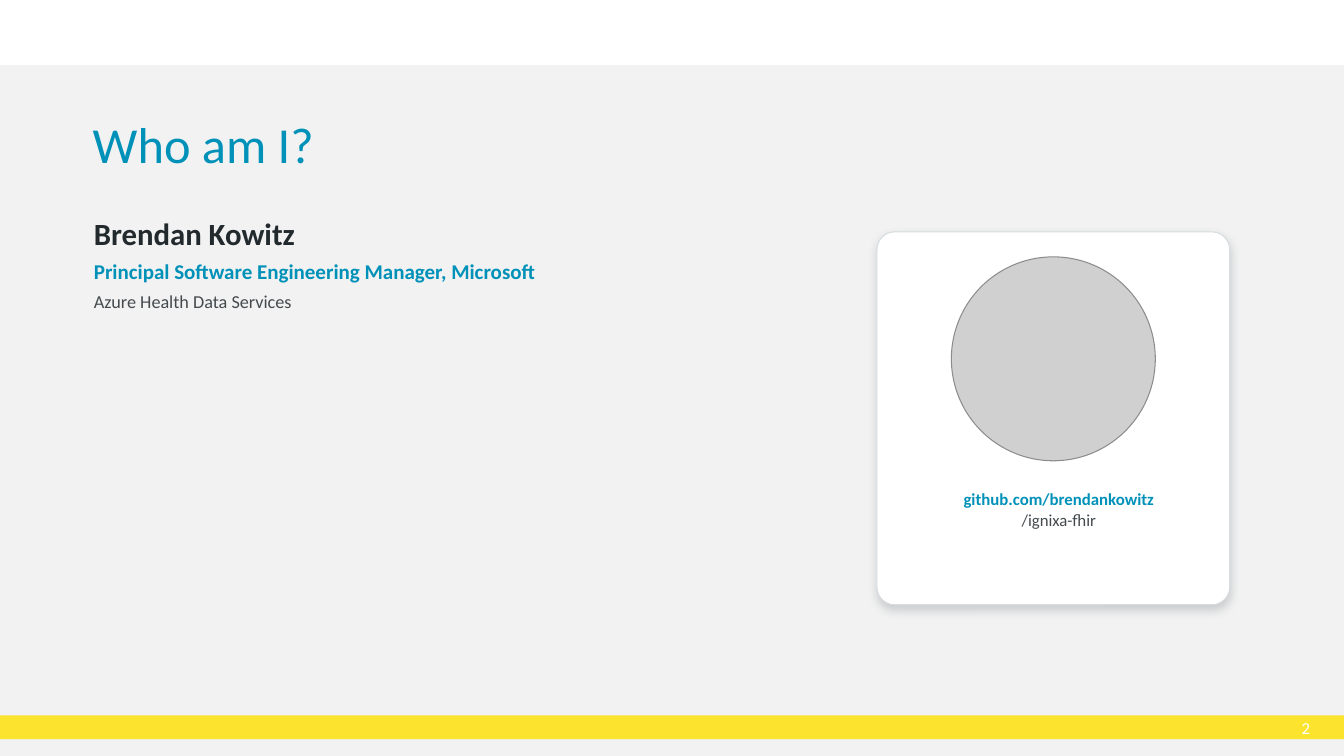
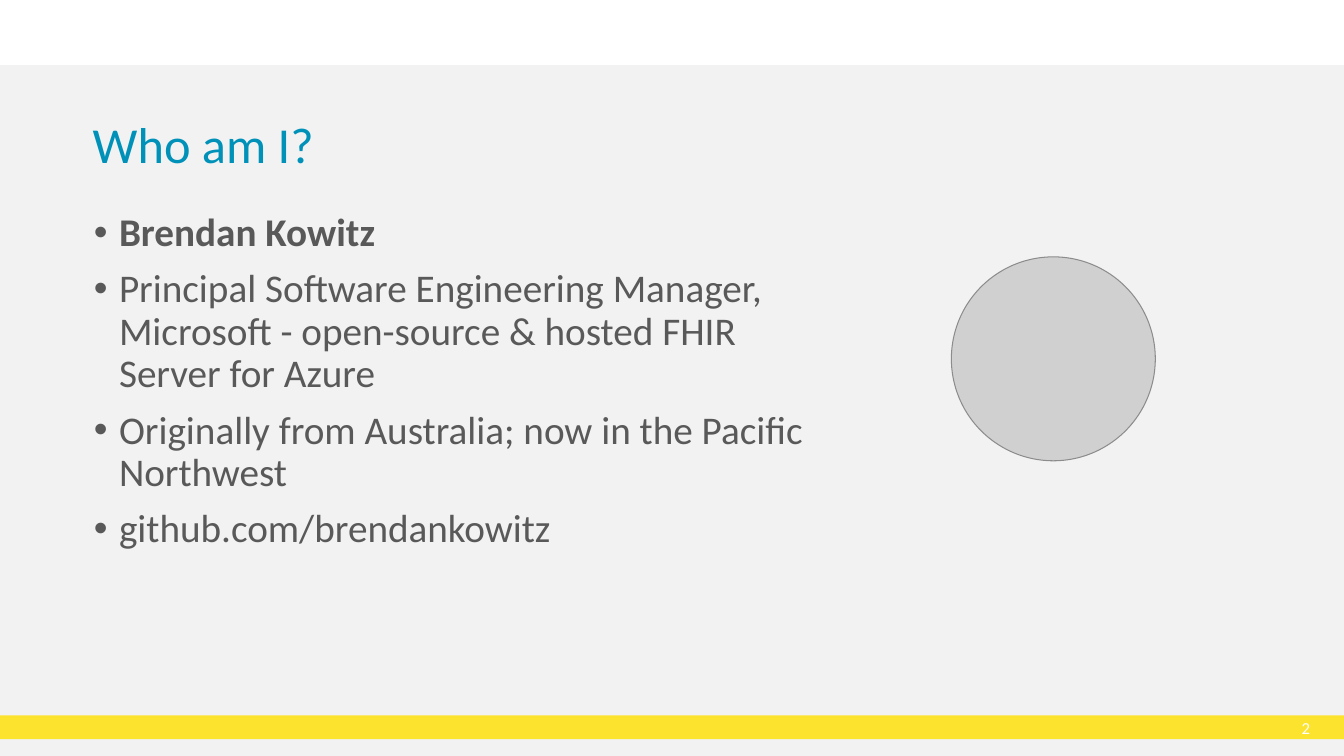
Before and after one commit to brendankowitz/FHIRDevDays2026, a slide deck: slide 2 of talks/talk1-sql-on-fhir/DD26_CT_260616_Brendan-Kowitz_SqlOnFhir.pptx. Drawn at 1344x756 pixels with LibreOffice and Linux fonts; fonts in the diff are those of the drawing; grey boxes stand for pictures; background and template pictures are left out. Boxes give left, top, right and bottom in pixels: in the first picture for what was removed or moved away, otherwise in the second. Text is boxed around its words. In the diff, an @@ line names an element or a change of style, - is before the commit and + after.

```diff
--- a/talks/talk1-sql-on-fhir/DD26_CT_260616_Brendan-Kowitz_SqlOnFhir.pptx
+++ b/talks/talk1-sql-on-fhir/DD26_CT_260616_Brendan-Kowitz_SqlOnFhir.pptx
@@ text at (x1=119, y1=218, x2=375, y2=246): size 22 to 28 pt, text colour #222A2E to #595959 in "Brendan Kowitz"; bullet none to •; line spacing 1.05 to 0.9; more space between paragraphs @@
@@ rounded rectangle removed at (x1=877, y1=232, x2=1230, y2=605) @@
@@ text at (x1=119, y1=275, x2=803, y2=549): text changed; size 15 to 28 pt; text colour #0091B9 to #595959; bold off @@
-Principal Software Engineering Manager, Microsoft
-Azure Health Data Services
+• Principal Software Engineering Manager, Microsoft - open-source & hosted FHIR Server for Azure
+• Originally from Australia; now in the Pacific Northwest
+• github.com/brendankowitz
@@ text removed at (x1=964, y1=493, x2=1154, y2=529) @@
-github.com/brendankowitz
-/ignixa-fhir
```
Also in this commit, not shown: 2 other slides changed, 1 other file.
